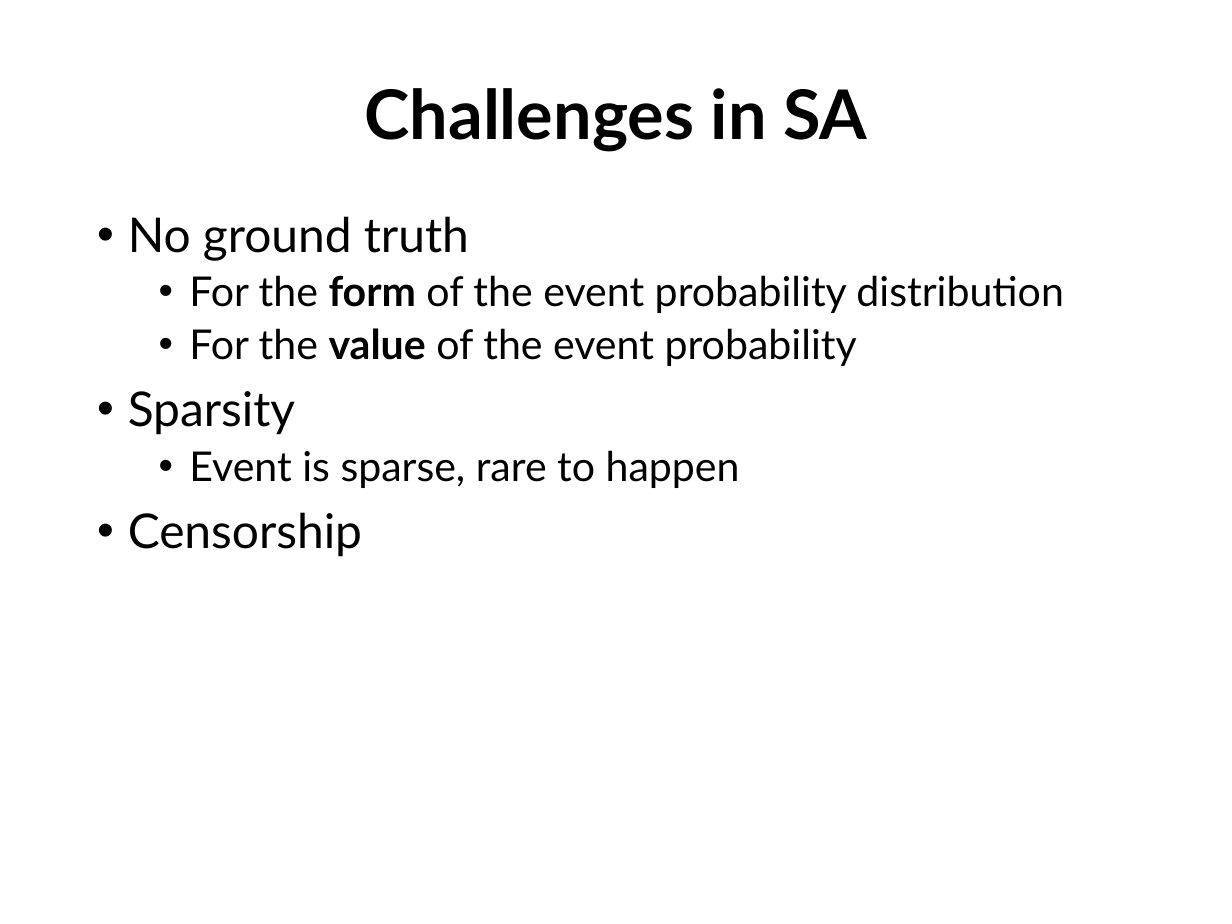
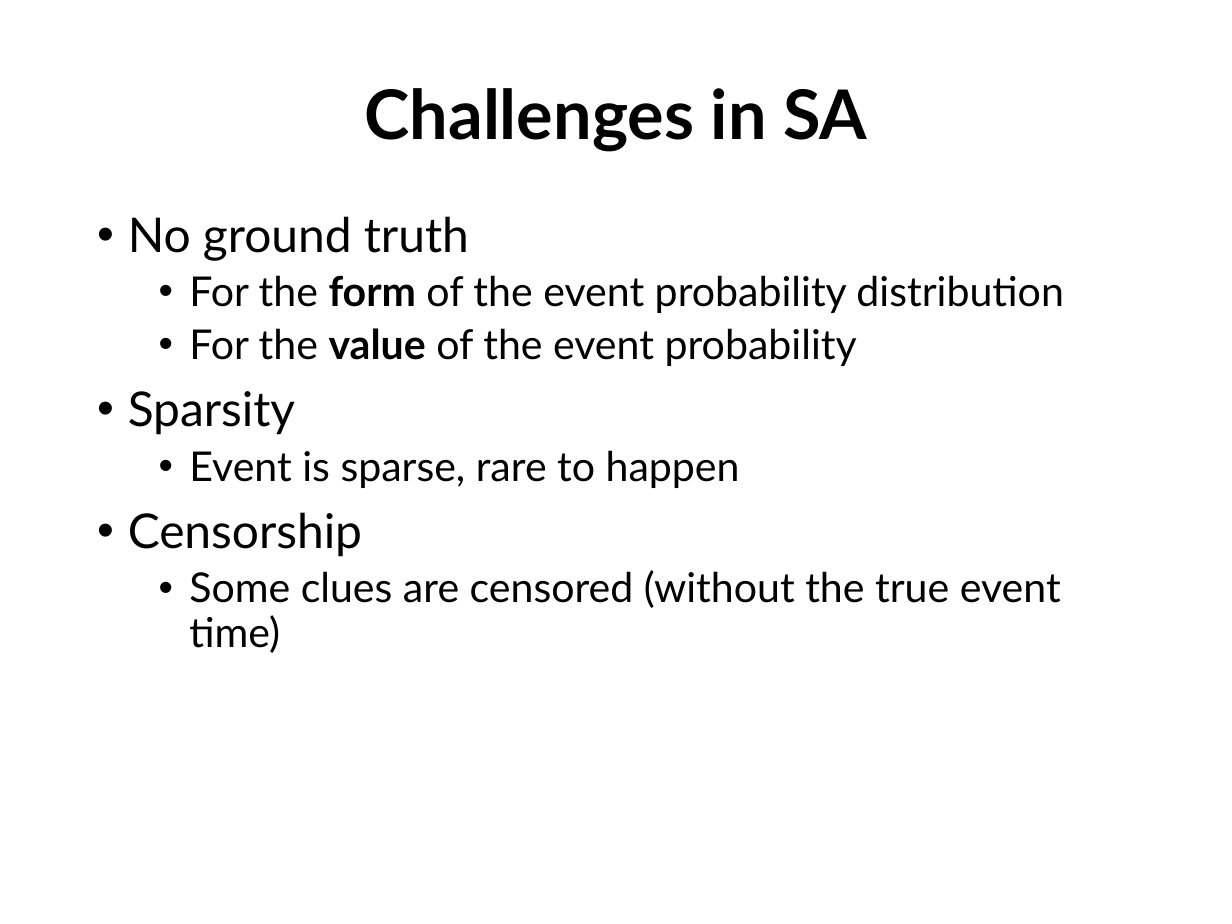
Before and after one commit to rk2900/DRSA, a slide deck: slide 6 of deep-recurrent-survival-analysis.pptx. Drawn at 1232x924 pixels with LibreOffice and Linux fonts; fonts in the diff are those of the drawing; background and template pictures are left out. Boxes give left, top, right and bottom in pixels: in the first picture for what was removed or moved away, otherwise in the second. Text is boxed around its words. In the diff, an @@ line names an element or a change of style, - is before the commit and + after.

```diff
--- a/deep-recurrent-survival-analysis.pptx
+++ b/deep-recurrent-survival-analysis.pptx
@@ text at [189,570,1061,653]: paragraph added @@
+  • Some clues are censored (without the true event time)
```
Also in this commit, not shown: 9 other slides changed, 6 slides added, 3 slides removed.
